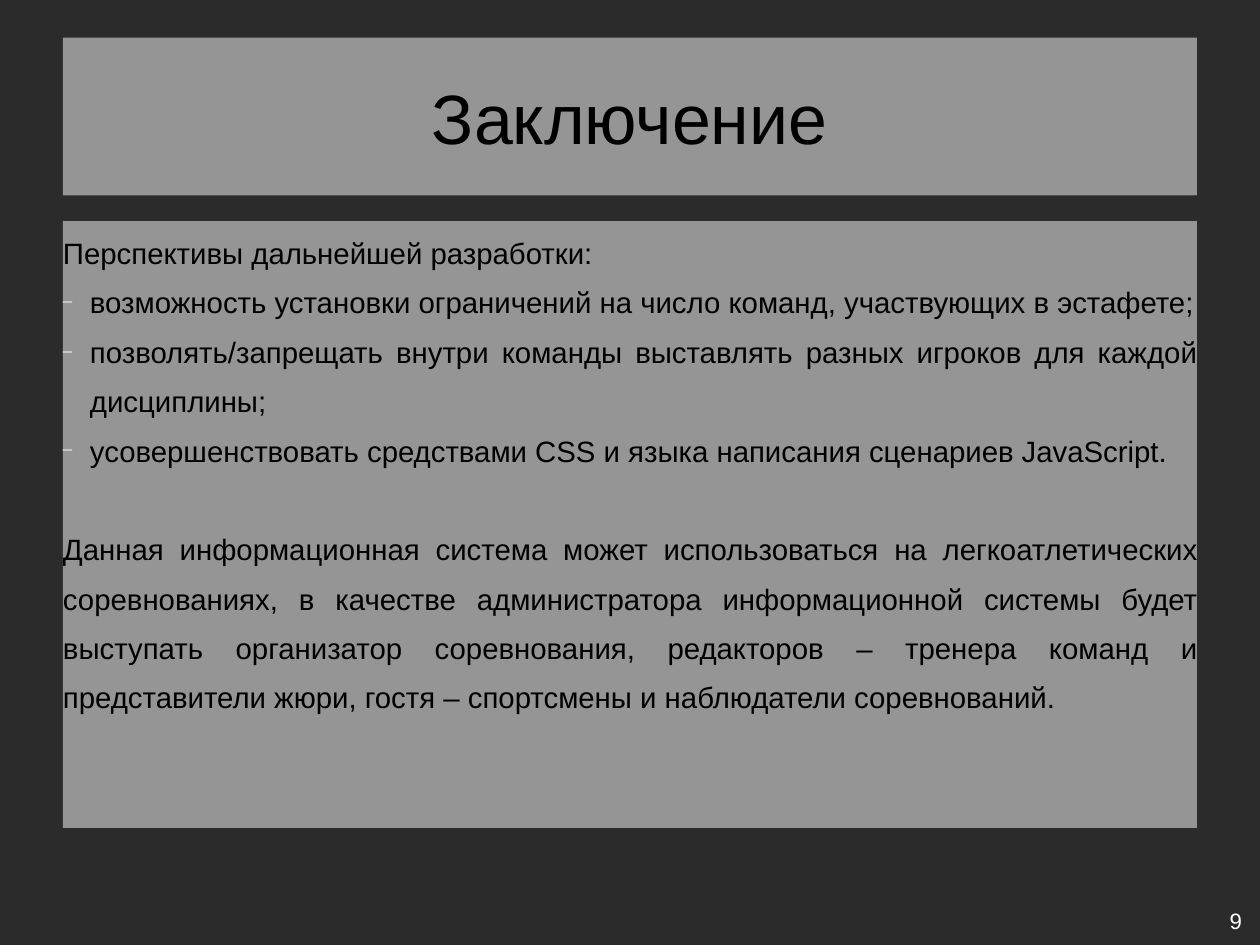
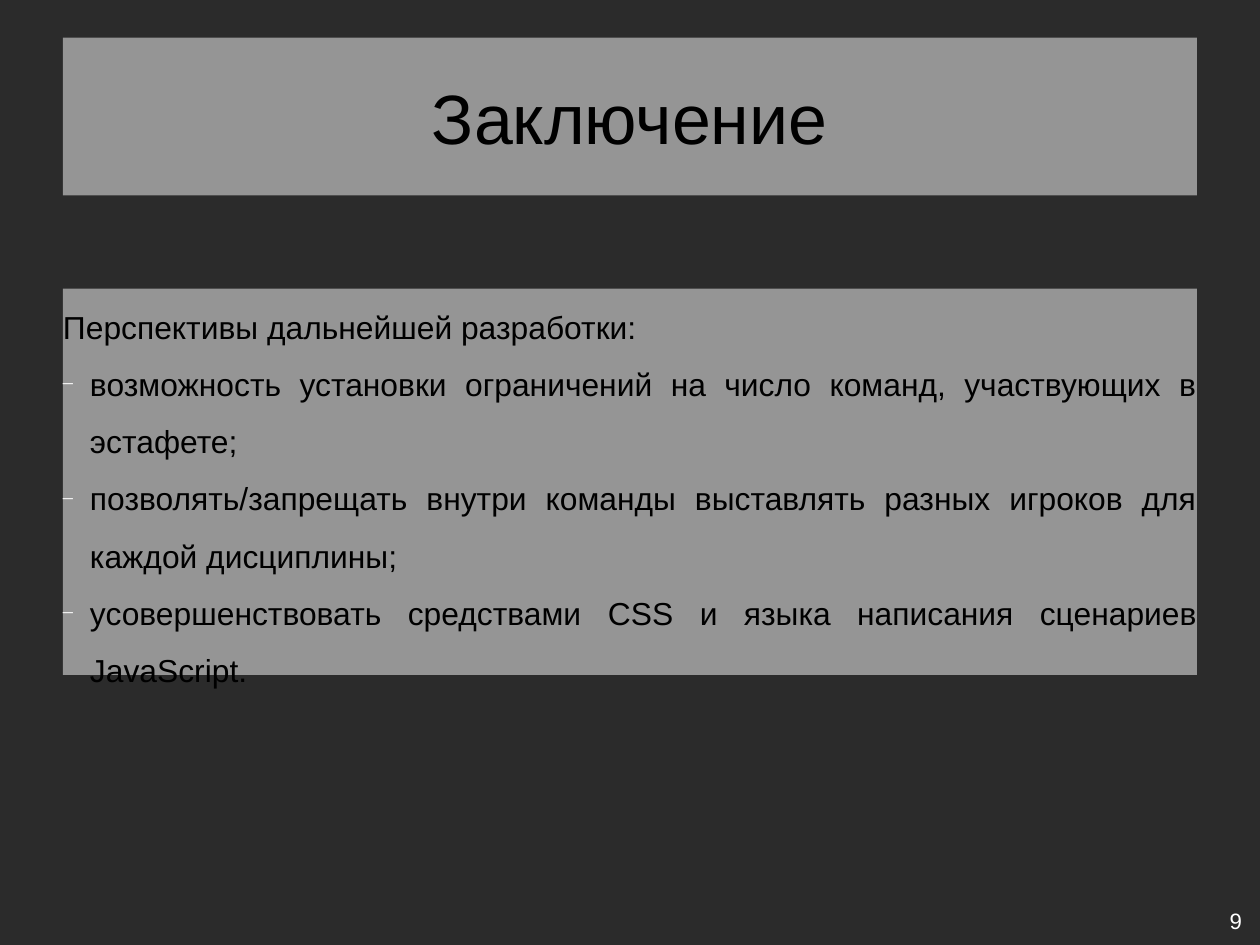
Before and after one commit to eldarian-1/pstu, a slide deck: slide 9 of БД/Course/Презентация курсового проекта.odp. Drawn at 1260x945 pixels with LibreOffice and Linux fonts; fonts in the diff are those of the drawing; background and template pictures are left out; a plain dark background stands for a picture behind light text. Boxes give left, top, right and bottom in pixels: in the first picture for what was removed or moved away, otherwise in the second. Text is boxed around its words. In the diff, an @@ line names an element or a change of style, - is before the commit and + after.

```diff
--- a/БД/Course/Презентация курсового проекта.odp
+++ b/БД/Course/Презентация курсового проекта.odp
@@ text "Перспективы дальнейшей разработки:": place and size @@
-text "Перспективы дальнейшей разработки:" at [63,221,1197,828]
+text "Перспективы дальнейшей разработки:" at [63,289,1197,676]
@@ text "Перспективы дальнейшей разработки:" at [63,289,1197,676]: size 18.5 to 20 pt; line spacing 1.4 to 1.5 @@
@@ text at [63,537,1198,714]: paragraph removed @@
-Данная информационная система может использоваться на легкоатлетических соревнованиях, в качестве администратора информационной системы будет выступать организатор соревнования, редакторов – тренера команд и представители жюри, гостя – спортсмены и наблюдатели соревнований.
```
Also in this commit, not shown: 3 other slides changed, 18 other files.
